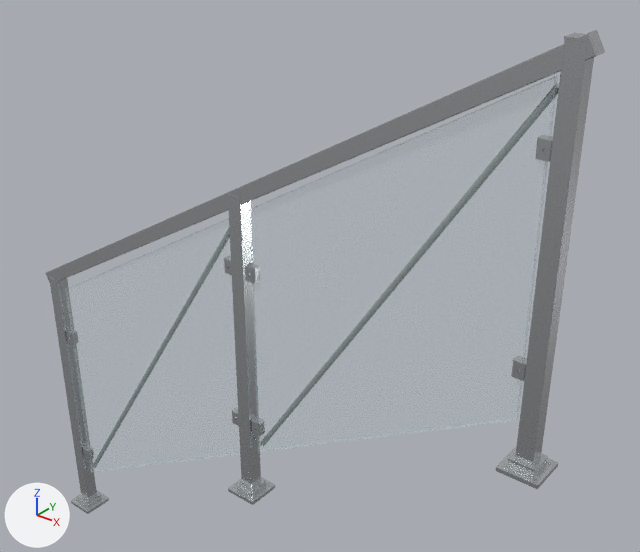
Before and after pictures for a commit that changed the glTF model backend/database/seeders/assets/models/silver-glass-stair-railing-with-cross-brace-02.glb.
The view is the same before and after, from a 50 mm camera at (1.75, -1.8, 2.62) aimed at (0.12, 0.23, 1.36). The lights are fixed; the arrows at lower left show +X, +Y and +Z. The picture after the commit comes second. Where no turn or scale is listed for an object, it has been applied to the vertices. Vertices at exactly the same position are counted once.

The first picture shows 'Clear glass infill', 'Continuous rectangular handrail', 'Diagonal metal accent', 'Glass clamp body', 'Polished glass edges', 'Post base cover', 'Rectangular upright', 'Square mounting foot' and 3 more.
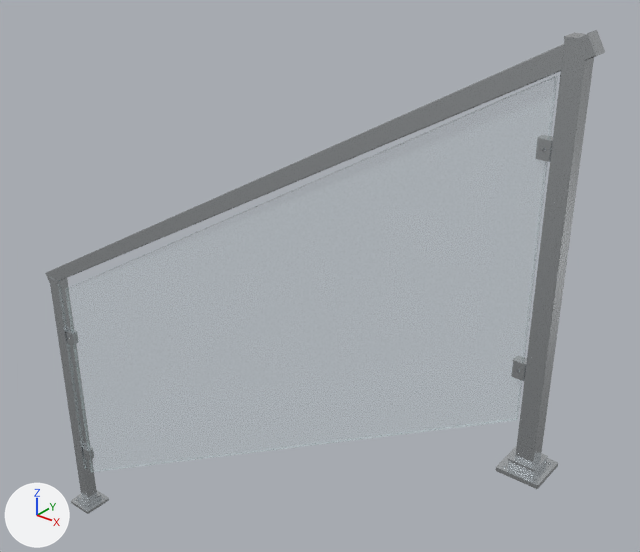
Diff of the bpy script that builds the scene:
```diff
--- a/backend/database/seeders/assets/models/silver-glass-stair-railing-with-cross-brace-02.glb.py
+++ b/backend/database/seeders/assets/models/silver-glass-stair-railing-with-cross-brace-02.glb.py
@@ me_rectangular_upright @@
 # used by ob_rectangular_upright; location = (0.0, 0.0, 0.0)
-me_rectangular_upright.from_pydata(...)  # 48 vertices, 84 faces; spans x -1.02..1.02, y -0.03..0.03, z 0.02..2.27
+me_rectangular_upright.from_pydata(...)  # 32 vertices, 56 faces; spans x -1.02..1.02, y -0.03..0.03, z 0.02..2.27
+# me_rectangular_upright part 1: the loose piece of 16 vertices spanning x -0.03..0.03, y -0.03..0.03, z 0.6..1.68 is deleted
 me_rectangular_upright.materials.append(mat_polished_silver_hardware)
@@ ob_diagonal_metal_accent @@
-ob_diagonal_metal_accent = bpy.data.objects.new('Diagonal metal accent', me_diagonal_metal_accent)
-ob_diagonal_metal_accent.location = (0.0, 0.0, 0.0)
```

Where the change shows, as pixel boxes [x1, y1, x2, y2] in the pictures (640 x 552 px):
'Diagonal metal accent', deleted (mostly hidden)
    before: [556, 84, 559, 95]
part 1 of me_rectangular_upright, deleted
    before: [228, 196, 261, 487]
